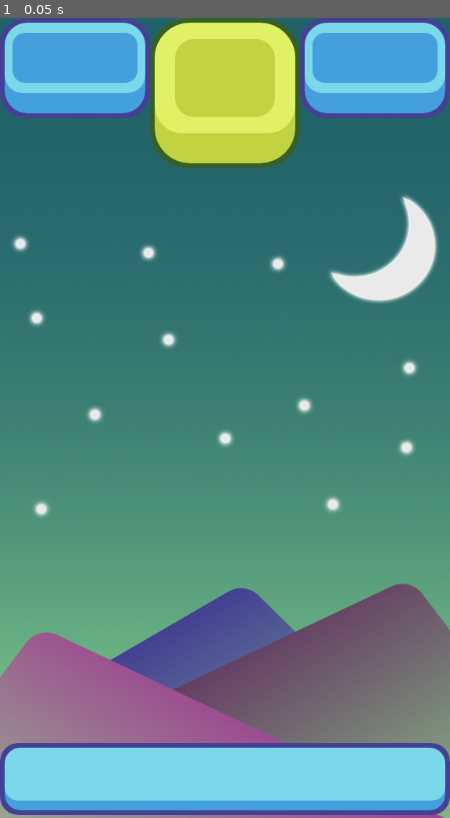
Above: before the commit, frame 1.
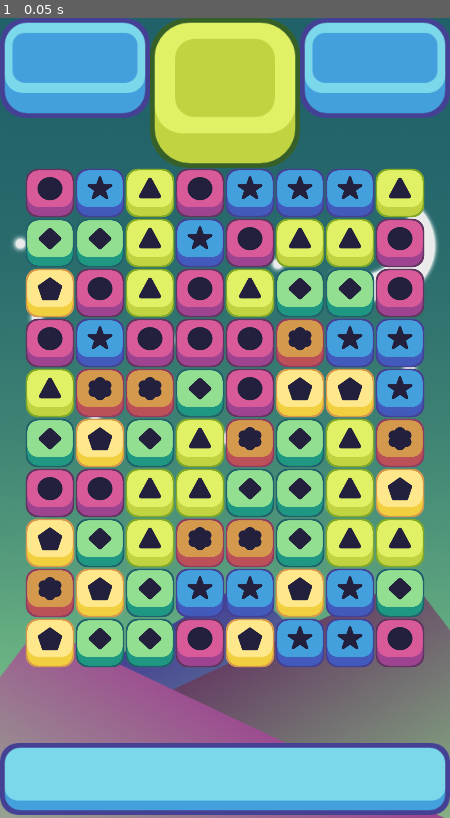
Above: after the commit, the same moment.

Repository: Akr1/match3
Game: Godot game, scene res://scenes/game_window.tscn
Two runs of this game, one before a commit and one after it. Both use one fixed random seed, a clock stepped at 60 frames per second and the inputs below. Before the commit the project has no main scene; this scene is started directly in both runs.
Inputs:
- Up to frame 1 (0.05 s): no input

The runs differ from the first frame. In frame 1, 49% of the frame differs, in the area x 5-95%, y 18-82%.

Commit message:
Implement Board/Piece population

Diff:
--- a/project.godot
+++ b/project.godot
@@ -16,6 +16,7 @@
 [application]
 
 config/name="Matcg3"
+run/main_scene="res://scenes/game_window.tscn"
 config/icon="res://icon.png"
 
 [display]
--- a/scenes/piece.tscn
+++ b/scenes/piece.tscn
@@ -4,6 +4,7 @@
 
 [node name="piece" type="Node2D"]
 script = ExtResource( 1 )
+color = "Null"
 
 [node name="Sprite" type="Sprite" parent="."]
 scale = Vector2( 0.5, 0.5 )
--- a/scenes/pink_piece.tscn
+++ b/scenes/pink_piece.tscn
@@ -4,6 +4,7 @@
 [ext_resource path="res://art/pieces/Pink Piece.png" type="Texture" id=2]
 
 [node name="pink_piece" instance=ExtResource( 1 )]
+color = "pink"
 
 [node name="Sprite" parent="." index="0"]
 texture = ExtResource( 2 )
--- a/scripts/grid.gd
+++ b/scripts/grid.gd
@@ -8,13 +8,23 @@
 export (int) var y_start;
 export (int) var offset;
 
+var possible_pieces = [
+preload("res://scenes/yellow_piece.tscn"),
+preload("res://scenes/blue_piece.tscn"),
+preload("res://scenes/pink_piece.tscn"),
+preload("res://scenes/orange_piece.tscn"),
+preload("res://scenes/green_piece.tscn"),
+preload("res://scenes/light_green_piece.tscn")
+];
+
 #Empty array
 var all_pieces = [];
 
-
 # Called when the node enters the scene tree for the first time.
 func _ready():
-	pass # Replace with function body.
+	randomize();
+	all_pieces = make_2d_array();
+	spawn_pieces();
 
 func make_2d_array():
 	var array = [];
@@ -24,6 +34,22 @@
 		for j in height:
 			array[i].append(null);
 	return array;
+
+func spawn_pieces():
+	for i in width:
+		for j in height:
+			#choose a random number and store it
+			var rand = floor(rand_range(0, possible_pieces.size()));
+			#Instance that piece from the array
+			var piece = possible_pieces[rand].instance();
+			add_child(piece);
+			piece.position = grid_to_pixel(i, j);
+
+
+func grid_to_pixel(column, row):
+	var new_x = x_start + offset * column;
+	var new_y = y_start + -offset * row;
+	return Vector2(new_x, new_y);
 # Called every frame. 'delta' is the elapsed time since the previous frame.
 #func _process(delta):
 #	pass
